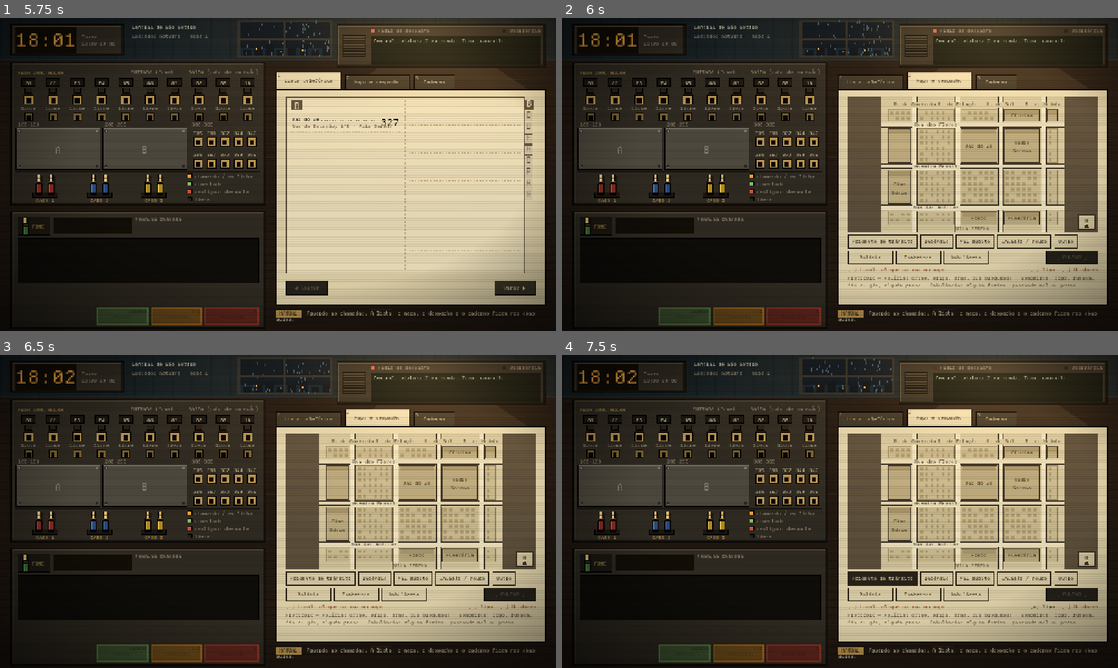
Above: before the commit, frames 1-4 (two rows, left to right).
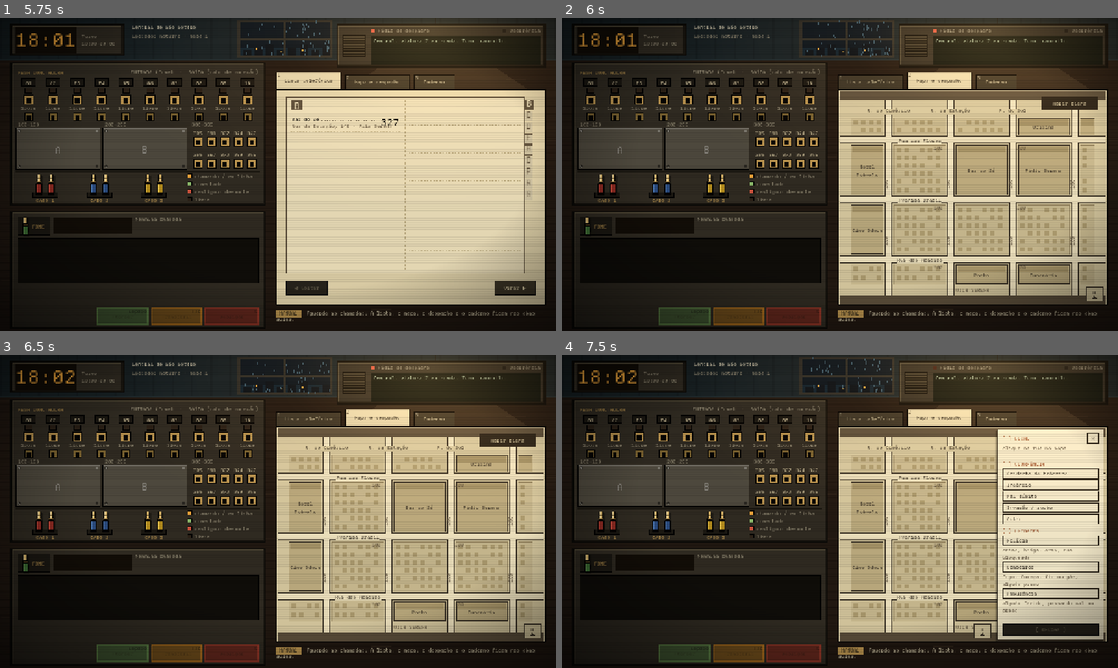
Above: after the commit, the same moments.

Repository: MendelDdS/Project-Switchboard
Game: Godot game, scene res://scenes/main.tscn
The game is run twice, just before and just after one commit, with the same random seed, the same clock (stepped at 60 frames per second) and the same inputs.
Inputs (mouse positions are in pixels of both pictures, inside the frame that each line leads up to):
- Up to frame 1 (5.75 s): click "Lista telefônica" at 0.5 s; click "Mapa e despacho" at 1.25 s; click "Virar ▶" at 2 s; click "Caderno" at 2.75 s; click "Começar turno" at 3.5 s; drag from (139, 133) to (333, 105) at 4.27 s; drag from (411, 196) to (250, 237) at 5.02 s
- Up to frame 2 (6 s): move the mouse to (895, 105) at 5.77 s; hold X (hang_up) from 5.78 s (still down); tap 2 (tab_dispatch) at 5.85 s; click (895, 105) at 5.92 s
- Up to frame 3 (6.5 s): keep holding X (hang_up)
- Up to frame 4 (7.5 s): release X (hang_up) at 6.5 s; click (884, 577) at 6.5 s, where only the run before the commit has a clickable "Acidente de trânsito"; click (1067, 439) at 7.25 s, where only the run after the commit has a clickable "Abrir ficha"

Frame 1 is identical in both runs. In frame 2, 20% of the frame differs, in the area x 50-98%, y 23-92%; in frame 3, 20%; in frame 4, 23%.

Commit message:
improve(#0000): improva map component

Diff:
--- a/scenes/ui/dispatch.tscn
+++ b/scenes/ui/dispatch.tscn
@@ -3,106 +3,199 @@
 [ext_resource type="Script" path="res://scripts/ui/dispatch.gd" id="1_dispatch"]
 [ext_resource type="Script" path="res://scripts/ui/city_map.gd" id="2_city_map"]
 
-[node name="Dispatch" type="VBoxContainer"]
-theme_override_constants/separation = 5
+[node name="Dispatch" type="Control"]
+layout_mode = 3
+anchors_preset = 15
+anchor_right = 1.0
+anchor_bottom = 1.0
+grow_horizontal = 2
+grow_vertical = 2
 script = ExtResource("1_dispatch")
 
 [node name="City" type="Control" parent="."]
 unique_name_in_owner = true
-custom_minimum_size = Vector2(576, 300)
+layout_mode = 1
+anchors_preset = 15
+anchor_right = 1.0
+anchor_bottom = 1.0
+offset_left = -18.0
+offset_top = -14.0
+offset_right = 18.0
+offset_bottom = 14.0
+grow_horizontal = 2
+grow_vertical = 2
+script = ExtResource("2_city_map")
+
+[node name="Fleet" type="PanelContainer" parent="."]
+unique_name_in_owner = true
+visible = false
+layout_mode = 1
+anchors_preset = 2
+anchor_top = 1.0
+anchor_bottom = 1.0
+offset_top = -26.0
+grow_vertical = 0
+mouse_filter = 2
+theme_type_variation = &"SlipPanel"
+
+[node name="Report" type="Label" parent="Fleet"]
+unique_name_in_owner = true
+layout_mode = 2
+theme_type_variation = &"InkLabel"
+theme_override_font_sizes/font_size = 11
+auto_translate_mode = 2
+
+[node name="Open" type="Button" parent="."]
+unique_name_in_owner = true
+visible = false
+layout_mode = 1
+anchors_preset = 1
+anchor_left = 1.0
+anchor_right = 1.0
+offset_left = -130.0
+offset_bottom = 30.0
+grow_horizontal = 0
+focus_mode = 0
+theme_type_variation = &"PaperInk"
+theme_override_font_sizes/font_size = 11
+text = "DISPATCH_OPEN"
+
+[node name="Slip" type="PanelContainer" parent="."]
+unique_name_in_owner = true
+layout_mode = 1
+anchors_preset = 11
+anchor_left = 1.0
+anchor_right = 1.0
+anchor_bottom = 1.0
+offset_left = -232.0
+offset_top = -12.0
+offset_right = 14.0
+offset_bottom = 12.0
+grow_horizontal = 0
+grow_vertical = 2
+theme_type_variation = &"SlipPanel"
+
+[node name="VBox" type="VBoxContainer" parent="Slip"]
+layout_mode = 2
+theme_override_constants/separation = 3
+
+[node name="Head" type="HBoxContainer" parent="Slip/VBox"]
+layout_mode = 2
+
+[node name="PlaceHead" type="Label" parent="Slip/VBox/Head"]
+unique_name_in_owner = true
+layout_mode = 2
+size_flags_horizontal = 3
+theme_type_variation = &"InkLabel"
+theme_override_font_sizes/font_size = 11
+auto_translate_mode = 2
+
+[node name="Close" type="Button" parent="Slip/VBox/Head"]
+unique_name_in_owner = true
+custom_minimum_size = Vector2(22, 20)
+layout_mode = 2
+focus_mode = 0
+theme_type_variation = &"PaperChip"
+text = "×"
+auto_translate_mode = 2
+
+[node name="Place" type="Label" parent="Slip/VBox"]
+unique_name_in_owner = true
+custom_minimum_size = Vector2(0, 28)
+layout_mode = 2
+theme_type_variation = &"InkSoftLabel"
+theme_override_font_sizes/font_size = 11
+autowrap_mode = 3
+auto_translate_mode = 2
+
+[node name="SpaceTypeHead" type="Control" parent="Slip/VBox"]
+custom_minimum_size = Vector2(0, 3)
+layout_mode = 2
+
+[node name="TypeHead" type="Label" parent="Slip/VBox"]
+unique_name_in_owner = true
+layout_mode = 2
+theme_type_variation = &"InkLabel"
+theme_override_font_sizes/font_size = 11
+auto_translate_mode = 2
+
+[node name="Occurrences" type="VBoxContainer" parent="Slip/VBox"]
+unique_name_in_owner = true
+layout_mode = 2
+theme_override_constants/separation = 2
+
+[node name="SpaceUnitsHead" type="Control" parent="Slip/VBox"]
+custom_minimum_size = Vector2(0, 3)
+layout_mode = 2
+
+[node name="UnitsHead" type="Label" parent="Slip/VBox"]
+unique_name_in_owner = true
+layout_mode = 2
+theme_type_variation = &"InkLabel"
+theme_override_font_sizes/font_size = 11
+auto_translate_mode = 2
+
+[node name="UnitPol" type="Button" parent="Slip/VBox"]
+unique_name_in_owner = true
+custom_minimum_size = Vector2(0, 22)
+layout_mode = 2
+focus_mode = 0
+theme_type_variation = &"PaperChip"
+toggle_mode = true
+alignment = 0
+auto_translate_mode = 2
+
+[node name="WhyPol" type="Label" parent="Slip/VBox"]
+layout_mode = 2
+theme_type_variation = &"InkSoftLabel"
+theme_override_font_sizes/font_size = 11
+text = "DISPATCH_WHY_POL"
+autowrap_mode = 3
+
+[node name="UnitBomb" type="Button" parent="Slip/VBox"]
+unique_name_in_owner = true
+custom_minimum_size = Vector2(0, 22)
+layout_mode = 2
+focus_mode = 0
+theme_type_variation = &"PaperChip"
+toggle_mode = true
+alignment = 0
+auto_translate_mode = 2
+
+[node name="WhyBomb" type="Label" parent="Slip/VBox"]
+layout_mode = 2
+theme_type_variation = &"InkSoftLabel"
+theme_override_font_sizes/font_size = 11
+text = "DISPATCH_WHY_BOMB"
+autowrap_mode = 3
+
+[node name="UnitAmb" type="Button" parent="Slip/VBox"]
+unique_name_in_owner = true
+custom_minimum_size = Vector2(0, 22)
+layout_mode = 2
+focus_mode = 0
+theme_type_variation = &"PaperChip"
+toggle_mode = true
+alignment = 0
+auto_translate_mode = 2
+
+[node name="WhyAmb" type="Label" parent="Slip/VBox"]
+layout_mode = 2
+theme_type_variation = &"InkSoftLabel"
+theme_override_font_sizes/font_size = 11
+text = "DISPATCH_WHY_AMB"
+autowrap_mode = 3
+
+[node name="Gap" type="Control" parent="Slip/VBox"]
 layout_mode = 2
 size_flags_vertical = 3
-script = ExtResource("2_city_map")
-
-[node name="Occurrences" type="HBoxContainer" parent="."]
-unique_name_in_owner = true
-layout_mode = 2
-theme_override_constants/separation = 6
-
-[node name="UnitsRow" type="HBoxContainer" parent="."]
-layout_mode = 2
-theme_override_constants/separation = 6
-
-[node name="UnitPol" type="Button" parent="UnitsRow"]
-unique_name_in_owner = true
-custom_minimum_size = Vector2(104, 32)
-layout_mode = 2
-focus_mode = 0
-theme_type_variation = &"PaperChip"
-toggle_mode = true
-auto_translate_mode = 2
-
-[node name="UnitBomb" type="Button" parent="UnitsRow"]
-unique_name_in_owner = true
-custom_minimum_size = Vector2(104, 32)
-layout_mode = 2
-focus_mode = 0
-theme_type_variation = &"PaperChip"
-toggle_mode = true
-auto_translate_mode = 2
-
-[node name="UnitAmb" type="Button" parent="UnitsRow"]
-unique_name_in_owner = true
-custom_minimum_size = Vector2(104, 32)
-layout_mode = 2
-focus_mode = 0
-theme_type_variation = &"PaperChip"
-toggle_mode = true
-auto_translate_mode = 2
-
-[node name="Gap" type="Control" parent="UnitsRow"]
-layout_mode = 2
-size_flags_horizontal = 3
-
-[node name="Send" type="Button" parent="UnitsRow"]
-unique_name_in_owner = true
-custom_minimum_size = Vector2(120, 32)
+
+[node name="Send" type="Button" parent="Slip/VBox"]
+unique_name_in_owner = true
+custom_minimum_size = Vector2(0, 28)
 layout_mode = 2
 focus_mode = 0
 theme_type_variation = &"PaperInk"
 theme_override_font_sizes/font_size = 11
 disabled = true
 text = "DISPATCH_SEND"
-
-[node name="Check" type="HBoxContainer" parent="."]
-layout_mode = 2
-theme_override_constants/separation = 16
-
-[node name="CheckPlace" type="Label" parent="Check"]
-unique_name_in_owner = true
-layout_mode = 2
-size_flags_horizontal = 3
-theme_type_variation = &"InkLabel"
-theme_override_font_sizes/font_size = 11
-text_overrun_behavior = 3
-auto_translate_mode = 2
-
-[node name="CheckType" type="Label" parent="Check"]
-unique_name_in_owner = true
-layout_mode = 2
-theme_type_variation = &"InkLabel"
-theme_override_font_sizes/font_size = 11
-auto_translate_mode = 2
-
-[node name="CheckUnits" type="Label" parent="Check"]
-unique_name_in_owner = true
-layout_mode = 2
-theme_type_variation = &"InkLabel"
-theme_override_font_sizes/font_size = 11
-auto_translate_mode = 2
-
-[node name="Protocol" type="Label" parent="."]
-layout_mode = 2
-theme_type_variation = &"InkSoftLabel"
-theme_override_font_sizes/font_size = 11
-text = "DISPATCH_PROTOCOL"
-autowrap_mode = 3
-
-[node name="Report" type="Label" parent="."]
-unique_name_in_owner = true
-custom_minimum_size = Vector2(0, 17)
-layout_mode = 2
-theme_type_variation = &"InkSoftLabel"
-theme_override_font_sizes/font_size = 11
-text_overrun_behavior = 3
-auto_translate_mode = 2
--- a/scripts/t.gd
+++ b/scripts/t.gd
@@ -195,7 +195,10 @@
 	DISPATCH_CHECK_PLACE,
 	DISPATCH_CHECK_TYPE,
 	DISPATCH_CHECK_UNITS,
-	DISPATCH_PROTOCOL,
+	DISPATCH_OPEN,
+	DISPATCH_WHY_POL,
+	DISPATCH_WHY_BOMB,
+	DISPATCH_WHY_AMB,
 	DISPATCH_CLICK_STREET,
 	UNIT_POLICE,
 	UNIT_FIRE,
--- a/scripts/ui/city_map.gd
+++ b/scripts/ui/city_map.gd
@@ -49,6 +49,16 @@
 var _off := Vector2.ZERO   ## mapa -> tela: tela = mapa * _k + _off
 var _tf := Transform2D.IDENTITY   ## transformação em uso no desenho (os textos a seguem só na posição)
 var _zoom := 1.0           ## 1 = enquadra os setores atendidos
+## Quantos px da direita estão cobertos (a ficha de despacho por cima): a escala continua a da área toda, mas o centro,
+## os nomes e a rosa dos ventos ficam na parte à vista, e dá para arrastar o pedaço coberto para ela.
+var cover := 0.0:
+	set(v):
+		if _center != Vector2.INF:   # o mapa não pula: o que está na tela fica onde está
+			_center.x -= (v - cover) / (2.0 * _k)
+		cover = v
+		queue_redraw()
+## Retângulos (em px de tela) com botões por cima do mapa: nenhum nome é desenhado ali.
+var blocked: Array[Rect2] = []
 var _center := Vector2.INF ## ponto do mapa no centro da vista (INF = o centro do enquadramento)
 var _press := Vector2.INF  ## onde o botão foi apertado (para separar clique de arrasto)
 var _dragging := false
@@ -116,9 +126,15 @@
 	_k = _fit_k() * _zoom
 	if _center == Vector2.INF:
 		_center = f.get_center()
-	var half := size / (2.0 * _k)
+	var seen := _seen().size
+	var half := seen / (2.0 * _k)
 	_center = Vector2(_axis(_center.x, f.position.x, f.end.x, half.x), _axis(_center.y, f.position.y, f.end.y, half.y))
-	_off = size / 2.0 - _center * _k
+	_off = seen / 2.0 - _center * _k
+
+
+## A parte do mapa à vista (sem o pedaço coberto pela ficha).
+func _seen() -> Rect2:
+	return Rect2(0, 0, maxf(1.0, size.x - cover), size.y)
 
 
 ## Centro da vista num eixo: aproximado, anda só dentro do enquadramento; com sobra, fica no meio dele.
@@ -251,7 +267,7 @@
 	var w := _width(txt, sz)
 	var at := (_tf * p).round()
 	var box := Rect2(at.x - sz * 0.8, at.y - w / 2.0 - 1, sz + 2, w + 2) if up else Rect2(at.x - w / 2.0 - 1, at.y - sz * 0.8, w + 2, sz + 2)
-	if not Rect2(Vector2.ZERO, size).encloses(box) or _boxes.any(func(b: Rect2): return b.intersects(box)):
+	if not _seen().encloses(box) or _boxes.any(func(b: Rect2): return b.intersects(box)):
 		return false
 	_boxes.append(box)
 	draw_set_transform(Vector2.ZERO)
@@ -271,7 +287,7 @@
 
 func _draw() -> void:
 	_view()
-	_boxes.clear()
+	_boxes = blocked.duplicate()
 	_places.clear()
 	var xf := Transform2D(0.0, Vector2(_k, _k), 0.0, _off)
 	draw_rect(Rect2(Vector2.ZERO, size), Pal.INK_SOFT)
@@ -322,7 +338,7 @@
 				draw_rect(Rect2(SHEETS[s], SHEET), Color(Pal.INK_SOFT, 1.0 - smoothstep(0.0, 1.0, _reveal)))
 	# rosa dos ventos, no canto da vista
 	_use(Transform2D.IDENTITY)
-	var cp := size - Vector2(46, 40)
+	var cp := _seen().end - Vector2(46, 40)
 	draw_rect(Rect2(cp, Vector2(40, 34)), LINE)
 	draw_rect(Rect2(cp + Vector2(2, 2), Vector2(36, 30)), PAPER)
 	_t(cp + Vector2(20, 18), "N", 11)
@@ -489,7 +505,7 @@
 func _tag(p: Vector2, txt: String) -> void:
 	var w := _width(txt, 11)
 	var at := (_tf * p).round() + Vector2(-roundf(w / 2.0) - 5, -34)
-	at = Vector2(clampf(at.x, 2, size.x - w - 12), maxf(at.y, 2))
+	at = Vector2(clampf(at.x, 2, _seen().end.x - w - 12), maxf(at.y, 2))
 	draw_set_transform(Vector2.ZERO)
 	draw_rect(Rect2(at, Vector2(w + 10, 20)), LINE)
 	draw_rect(Rect2(at + Vector2.ONE, Vector2(w + 8, 18)), Color("f4ecd2"))
--- a/scripts/ui/dispatch.gd
+++ b/scripts/ui/dispatch.gd
@@ -1,9 +1,11 @@
 class_name Dispatch
-extends VBoxContainer
-## Aba do mapa e despacho: o mapa da cidade em cima (clicar na rua marca o local) e, embaixo, o tipo de ocorrência,
-## as unidades e Enviar. O tipo não marca unidades: quem decide é a conversa, pelo protocolo (cartão na aba; veja
-## EmergencyCall.units). A conferência (local, tipo, unidades) fica sempre à vista e Enviar só acende com as três;
-## depois do envio, tudo volta limpo para a próxima. Cuida da ida das viaturas, das mensagens de rádio e de
+extends Control
+## Aba do mapa e despacho: o mapa da cidade ocupa a aba inteira (clicar na rua marca o local) e a ficha de despacho
+## fica por cima, à direita, na ordem da decisão: local, ocorrência, unidades (cada uma com o que a justifica, pelo
+## protocolo; veja EmergencyCall.units) e Enviar. O tipo não marca unidades: quem decide é a conversa. Cada parte da
+## ficha mostra "[ ]" até ser preenchida e Enviar só acende com as três. A ficha abre ao marcar um local ou quando
+## chega uma emergência e se recolhe depois do envio (o mapa fica livre; `Open` a reabre); o pedaço do mapa que ela
+## cobre continua alcançável arrastando (`CityMap.cover`). Depois do envio, tudo volta limpo para a próxima. Cuida da ida das viaturas, das mensagens de rádio e de
 ## avaliar se o local e as unidades batem com a emergência em andamento.
 
 ## `complete`: tudo o que a emergência precisa agora está a caminho do lugar certo (contando envios anteriores).
@@ -28,7 +30,8 @@
 var _gen := 0                ## sobe no `reset`: viagens de antes dele não chegam nem voltam mais
 
 @onready var city: CityMap = %City
-@onready var _occurrences: HBoxContainer = %Occurrences
+@onready var _slip: Control = %Slip
+@onready var _occurrences: VBoxContainer = %Occurrences
 @onready var _send_button: Button = %Send
 @onready var _report: Label = %Report
 @onready var _unit_buttons := {"pol": %UnitPol as Button, "bomb": %UnitBomb as Button, "amb": %UnitAmb as Button}
@@ -37,6 +40,11 @@
 func _ready() -> void:
 	city.segment_selected.connect(set_location)
 	_send_button.pressed.connect(_send)
+	%Open.pressed.connect(open_slip.bind(true))
+	%Close.pressed.connect(open_slip.bind(false))
+	resized.connect(_cover)
+	_slip.visible = false   # começa recolhida: o mapa livre até a primeira ocorrência
+	%Open.visible = true
 	_occ_group.allow_unpress = true
 	for o in GameData.CONTENT.occurrences:
 		var b := Button.new()
@@ -45,7 +53,8 @@
 		b.button_group = _occ_group
 		b.theme_type_variation = &"PaperChip"
 		b.focus_mode = Control.FOCUS_NONE
-		b.custom_minimum_size.y = 32
+		b.custom_minimum_size.y = 22
+		b.alignment = HORIZONTAL_ALIGNMENT_LEFT
 		b.pressed.connect(Sfx.play.bind("click"))
 		b.toggled.connect(_refresh.unbind(1))
 		_occurrences.add_child(b)
@@ -70,7 +79,30 @@
 
 func set_location(street: String, block: int, label: String) -> void:
 	_location = {"street": street, "block": block, "label": label}
-	_refresh()
+	open_slip(true)
+	_refresh()
+
+
+## Abre ou recolhe a ficha de despacho (o mapa ganha a aba toda).
+func open_slip(on: bool) -> void:
+	if _slip.visible == on:
+		return
+	_slip.visible = on
+	%Open.visible = not on
+	Sfx.play("page")
+	_cover()
+
+
+## Quanto do mapa a ficha cobre (ele deixa arrastar esse pedaço para a vista) e onde há botões por cima dele.
+func _cover() -> void:
+	if not is_node_ready():
+		return
+	city.cover = city.get_global_rect().end.x - _slip.get_global_rect().position.x + 8.0 if _slip.visible else 0.0
+	var over: Array[Rect2] = []
+	for c: Control in [%Open, %Fleet]:
+		if c.visible:
+			over.append(Rect2(c.get_global_rect().position - city.get_global_rect().position, c.size).grow(4.0))
+	city.blocked = over
 
 
 ## Marca o tipo de ocorrência (como clicar no botão; "" desmarca).
@@ -83,6 +115,7 @@
 ## avaliar o que for enviado.
 func set_incident(e: EmergencyCall, stage := 0) -> void:
 	_incident = {"call": e, "street": e.street, "block": e.block, "req": Array(e.required(stage)), "sent": [], "going": [], "resolved": false, "addr": e.address}
+	open_slip(true)
 
 
 ## A situação piorou antes do despacho: passa a precisar destas unidades.
@@ -129,18 +162,21 @@
 		b.disabled = _units[u] != Unit.AVAILABLE
 		if b.disabled:
 			b.set_pressed_no_signal(false)
-	var place := T.text(T.Key.DISPATCH_CHECK_PLACE) + ": " + (String(_location["label"]) if not _location.is_empty() else T.text(T.Key.DISPATCH_CLICK_STREET))
-	_check(%CheckPlace, not _location.is_empty(), place)
-	_check(%CheckType, _occ_group.get_pressed_button() != null, T.text(T.Key.DISPATCH_CHECK_TYPE))
-	_check(%CheckUnits, not _selected_units().is_empty(), T.text(T.Key.DISPATCH_CHECK_UNITS))
+	%Place.text = String(_location["label"]) if not _location.is_empty() else T.text(T.Key.DISPATCH_CLICK_STREET)
+	_check(%PlaceHead, not _location.is_empty(), T.text(T.Key.DISPATCH_CHECK_PLACE))
+	_check(%TypeHead, _occ_group.get_pressed_button() != null, T.text(T.Key.DISPATCH_CHECK_TYPE))
+	_check(%UnitsHead, not _selected_units().is_empty(), T.text(T.Key.DISPATCH_CHECK_UNITS))
 	_send_button.disabled = not can_send()
 	var busy := UNIT_IDS.filter(func(u): return _units[u] != Unit.AVAILABLE)
 	_report.text = "  ·  ".join(PackedStringArray(busy.map(func(u): return "%s: %s" % [T.text(UNIT_NAMES[u]), T.text(UNIT_STATUS[_units[u]])])))
-
-
-## Item da conferência: "[x]" e tinta quando pronto; "[ ]" e vermelho enquanto falta.
+	if %Fleet.visible != not busy.is_empty():
+		%Fleet.visible = not busy.is_empty()
+		_cover.call_deferred()   # a faixa muda de tamanho só no quadro seguinte
+
+
+## Título de uma parte da ficha: "[x]" e tinta quando pronta; "[ ]" e vermelho enquanto falta.
 func _check(l: Label, done: bool, text: String) -> void:
-	l.text = ("[x] " if done else "[ ] ") + text
+	l.text = ("[x] " if done else "[ ] ") + text.to_upper()
 	l.add_theme_color_override("font_color", Pal.INK if done else MISSING)
 
 
@@ -162,11 +198,12 @@
 		_units[u] = Unit.EN_ROUTE
 		travel = maxf(travel, city.trip(u, target))
 		names.append(T.text(UNIT_NAMES[u]))
-	# limpo para a próxima emergência (local e tipo não ficam de uma para outra)
+	# limpo para a próxima emergência (local e tipo não ficam de uma para outra); a ficha se recolhe
 	_location = {}
 	city.clear_selection()
 	set_occurrence("")
 	_refresh()
+	open_slip(false)
 	var complete := false
 	if not _incident.is_empty() and _incident["street"] == target["street"] and _incident["block"] == target["block"]:
 		for u in us:
--- a/tests/test_flow.gd
+++ b/tests/test_flow.gd
@@ -670,9 +670,17 @@
 
 	# ---- 13. mapa e despacho numa tela: o tipo não marca unidades (a conversa decide), Enviar só com tudo, e depois limpa
 	var d = m.dispatch
+	m.tools.set_tab("despacho")
+	d.open_slip(false)
+	await frames(2)
+	ok(not d._slip.visible and d.get_node("%Open").visible and d.city.cover == 0.0, "ficha recolhida: o mapa na aba toda")
 	d.set_occurrence("")
 	ok(not d.can_send() and d._send_button.disabled, "despacho vazio não envia")
+	var spot: Vector2 = d.city._off + Vector2(300, 220) * d.city._k   # um ponto do mapa, na tela
 	d.set_location("sol", 0, "Rua do Sol, 1–99")
+	await frames(2)
+	ok(d._slip.visible and d.city.cover > 200.0, "marcar o local abre a ficha por cima do mapa")
+	ok((d.city._off + Vector2(300, 220) * d.city._k).distance_to(spot) < 1.0, "o mapa não pula quando a ficha abre")
 	d.set_occurrence("Incêndio")
 	ok(d._selected_units().is_empty() and not d.can_send(), "o tipo não marca unidade")
 	(d._unit_buttons["amb"] as Button).button_pressed = true
@@ -680,6 +688,10 @@
 	d._send()
 	ok(d._location.is_empty() and d._occ_group.get_pressed_button() == null and d.city.sel.is_empty(), "depois de enviar, local e tipo limpos")
 	ok(d._unit_buttons["amb"].disabled, "ambulância a caminho fica indisponível")
+	ok(not d._slip.visible and d.city.cover == 0.0, "depois de enviar, a ficha se recolhe")
+	await frames(2)
+	ok(d.get_node("%Fleet").visible and d.get_node("%Report").text.contains(T.text(T.Key.UNIT_AMBULANCE)), "a faixa das viaturas mostra quem saiu")
+	m.tools.set_tab("lista")
 	print("OK 13 mapa e despacho")
 
 	# ---- 14. painel de debug (F1): toca uma emergência, pula estágio, registra as pendências
--- a/themes/main_theme.tres
+++ b/themes/main_theme.tres
@@ -565,6 +565,21 @@
 border_width_right = 1
 border_width_bottom = 1
 border_color = Color(0.16470589, 0.13725491, 0.09803922, 1)
+
+[sub_resource type="StyleBoxFlat" id="StyleBoxFlat_slip"]
+content_margin_left = 12.0
+content_margin_top = 10.0
+content_margin_right = 12.0
+content_margin_bottom = 10.0
+bg_color = Color(0.93, 0.89, 0.77, 1)
+border_width_left = 2
+border_width_top = 2
+border_width_right = 2
+border_width_bottom = 2
+border_color = Color(0.16470589, 0.13725491, 0.09803922, 1)
+shadow_color = Color(0, 0, 0, 0.3)
+shadow_size = 1
+shadow_offset = Vector2(-4, 4)
 
 [resource]
 default_font = ExtResource("1_vu6l5")
@@ -737,6 +752,8 @@
 RedButton/styles/hover = SubResource("StyleBoxFlat_35dwi")
 RedButton/styles/normal = SubResource("StyleBoxFlat_r3gy8")
 RedButton/styles/pressed = SubResource("StyleBoxFlat_anjdx")
+SlipPanel/base_type = &"PanelContainer"
+SlipPanel/styles/panel = SubResource("StyleBoxFlat_slip")
 TabButton/base_type = &"Button"
 TabButton/colors/font_color = Color(0.8039216, 0.7490196, 0.59607846, 1)
 TabButton/colors/font_focus_color = Color(0.16470589, 0.13725491, 0.09803922, 1)
--- a/translations/ui.csv
+++ b/translations/ui.csv
@@ -190,9 +190,12 @@
 HINT_NEW_BANK,"Os números que começam com %d ficam no banco %s, aberto hoje.","Numbers starting with %d are on bank %s, opened tonight.","Los números que empiezan con %d están en el banco %s, abierto hoy."
 DISPATCH_SEND,[ ENVIAR ],[ SEND ],[ ENVIAR ]
 DISPATCH_CHECK_PLACE,Local,Location,Lugar
-DISPATCH_CHECK_TYPE,Tipo,Type,Tipo
+DISPATCH_CHECK_TYPE,Ocorrência,Incident,Incidente
 DISPATCH_CHECK_UNITS,Unidades,Units,Unidades
-DISPATCH_PROTOCOL,"Protocolo — Polícia: crime, briga, arma, rua bloqueada · Bombeiros: fogo, fumaça, fio ou gás, alguém preso · Ambulância: alguém ferido, passando mal ou preso","Protocol — Police: crime, fight, weapon, blocked road · Fire: fire, smoke, wires or gas, someone trapped · Ambulance: someone hurt, ill or trapped","Protocolo — Policía: delito, pelea, arma, calle bloqueada · Bomberos: fuego, humo, cables o gas, alguien atrapado · Ambulancia: alguien herido, enfermo o atrapado"
+DISPATCH_OPEN,Abrir ficha,Open slip,Abrir ficha
+DISPATCH_WHY_POL,"crime, briga, arma, rua bloqueada","crime, fight, weapon, blocked road","delito, pelea, arma, calle bloqueada"
+DISPATCH_WHY_BOMB,"fogo, fumaça, fio ou gás, alguém preso","fire, smoke, wires or gas, someone trapped","fuego, humo, cables o gas, alguien atrapado"
+DISPATCH_WHY_AMB,"alguém ferido, passando mal ou preso","someone hurt, ill or trapped","alguien herido, enfermo o atrapado"
 DISPATCH_CLICK_STREET,clique na rua no mapa,click the street on the map,haga clic en la calle del mapa
 UNIT_POLICE,Polícia,Police,Policía
 UNIT_FIRE,Bombeiros,Fire department,Bomberos
Binary file changed: translations/ui.en.translation
Binary file changed: translations/ui.es.translation
Binary file changed: translations/ui.pt_BR.translation
Not shown, changed: CLAUDE.md
